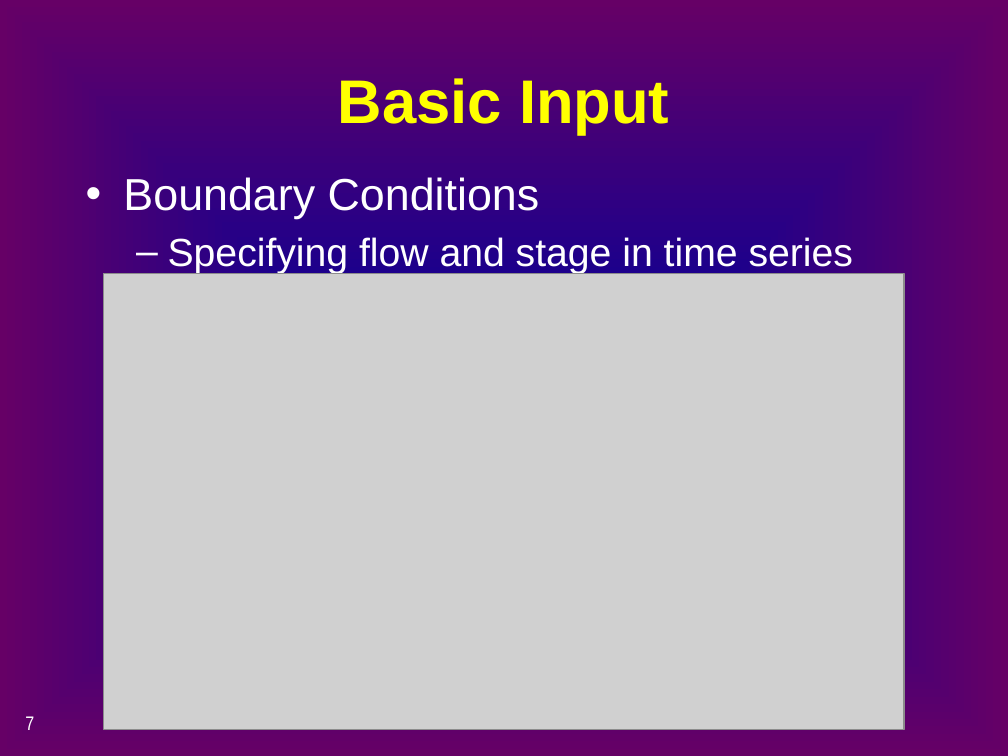
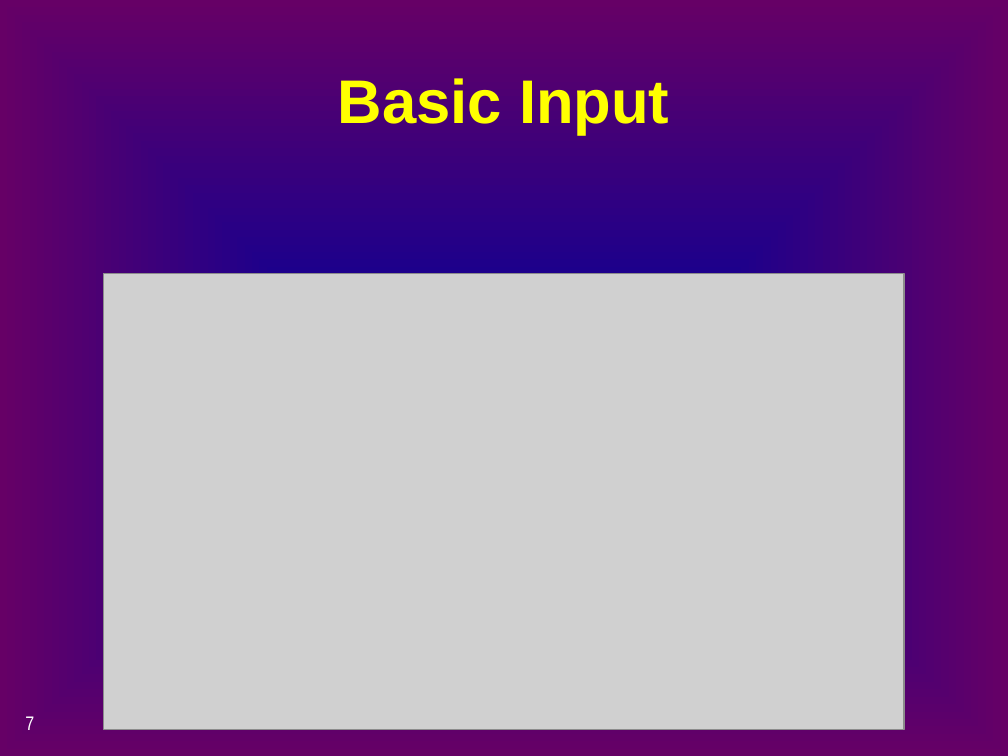
Before and after one commit to CADWRDeltaModeling/dsm2, a slide deck: slide 7 of dsm2/presentations/p4_simulation_data.pptx. Drawn at 1008x756 pixels with LibreOffice and Linux fonts; fonts in the diff are those of the drawing; grey boxes stand for pictures. Boxes give left, top, right and bottom in pixels: in the first picture for what was removed or moved away, otherwise in the second. Text is boxed around its words. In the diff, an @@ line names an element or a change of style, - is before the commit and + after.

```diff
--- a/dsm2/presentations/p4_simulation_data.pptx
+++ b/dsm2/presentations/p4_simulation_data.pptx
@@ text removed at (123,177,853,274) @@
-• Boundary Conditions
-  – Specifying flow and stage in time series
```
Also in this commit, not shown: 9 other slides changed, 3 slides added, 6 slides removed.
